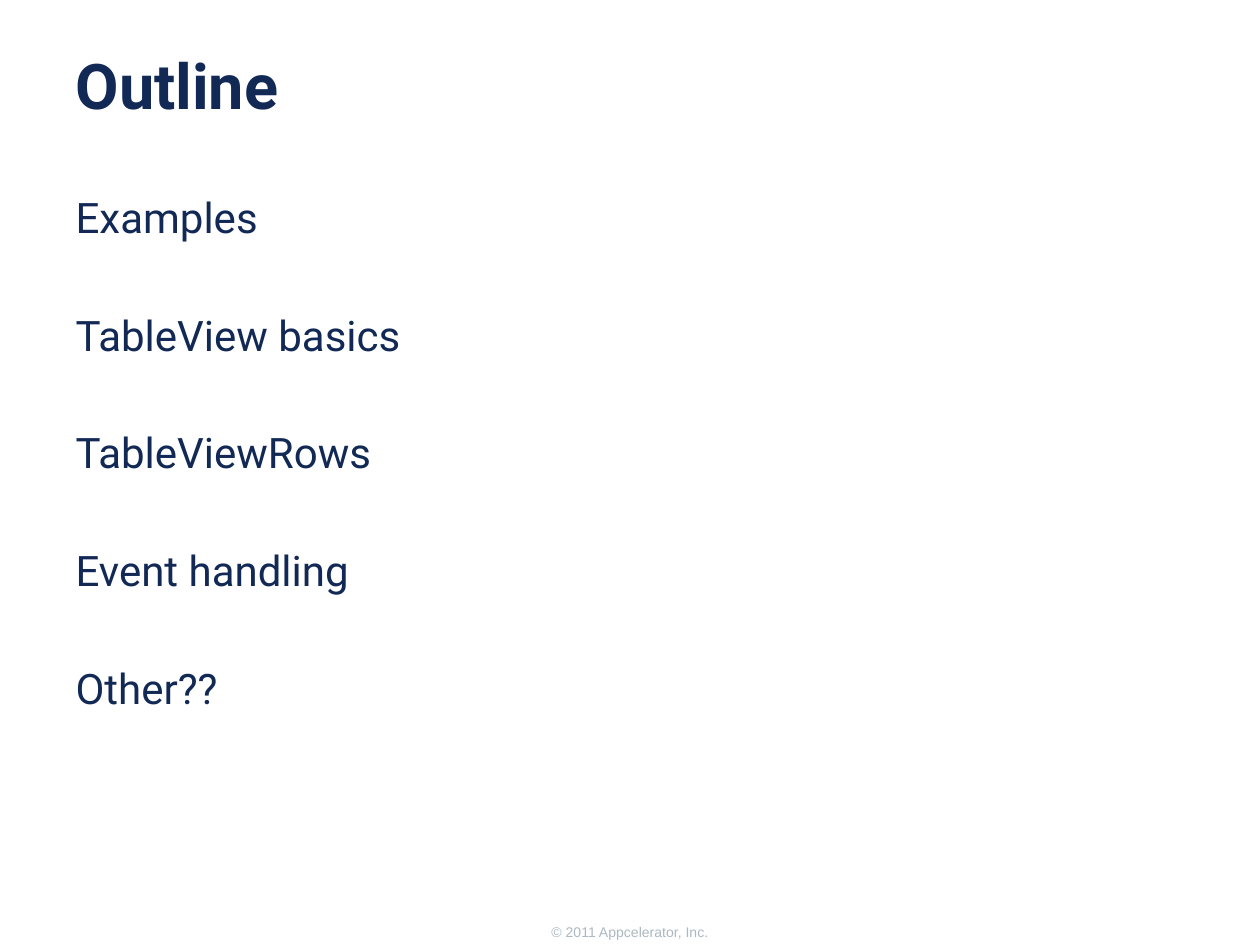
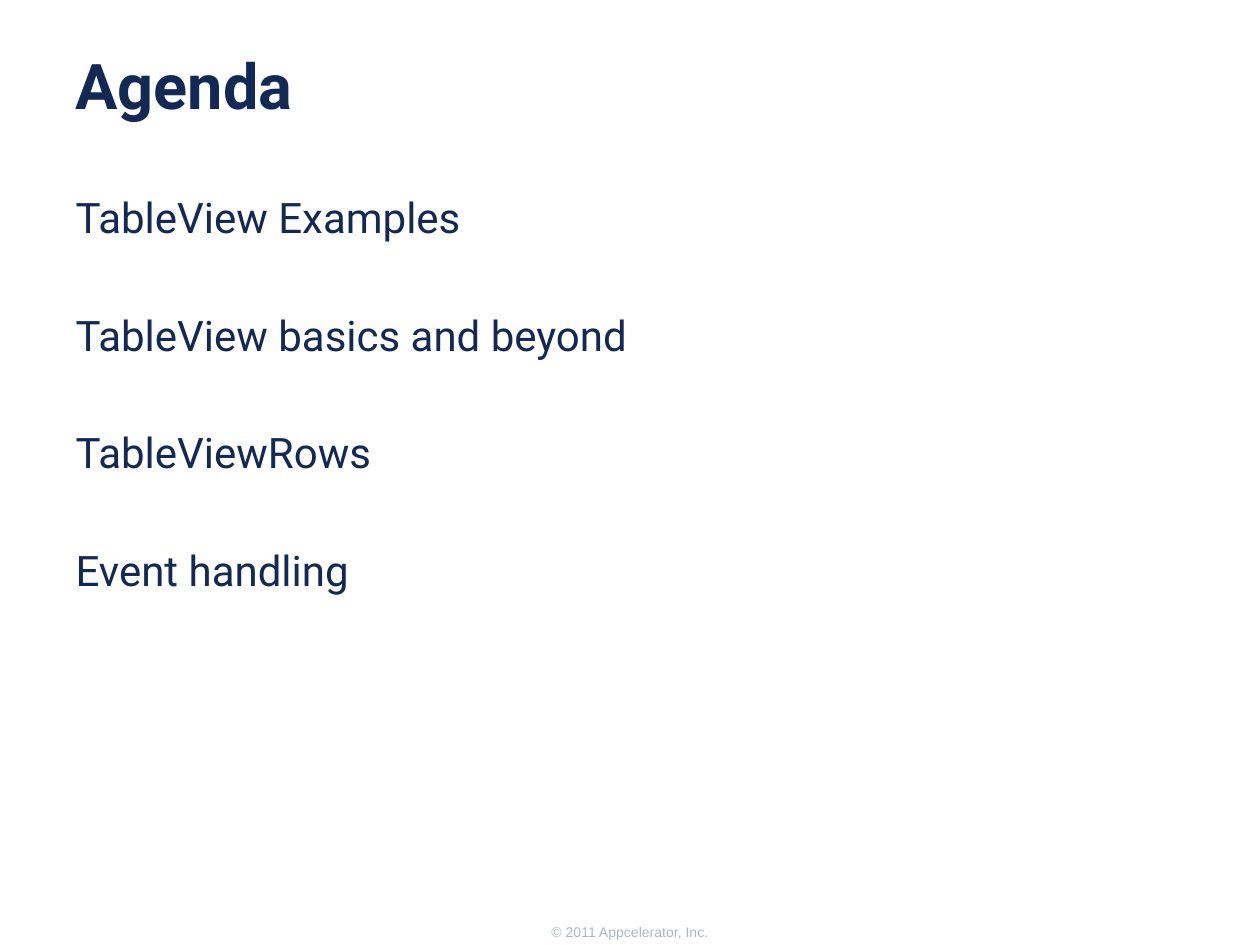
Before and after one commit to appcelerator-forks/appcelerator-training.tcmd_certification, a slide deck: slide 2 of 345/345.pptx (slide 3 before the commit). Drawn at 1260x945 pixels with LibreOffice and Linux fonts; fonts in the diff are those of the drawing; background and template pictures are left out. Boxes give left, top, right and bottom in pixels: in the first picture for what was removed or moved away, otherwise in the second. Text is boxed around its words. In the diff, an @@ line names an element or a change of style, - is before the commit and + after.

```diff
--- a/345/345.pptx
+++ b/345/345.pptx
@@ title at [76,61,293,122]: text changed @@
-Outline
+Agenda
@@ text at [76,201,627,360]: text changed @@
-Examples
-TableView basics
+TableView Examples
+TableView basics and beyond
@@ text at [76,672,218,705]: paragraph removed @@
-Other??
```
Also in this commit, not shown: 1 slide removed, 1 other file.
